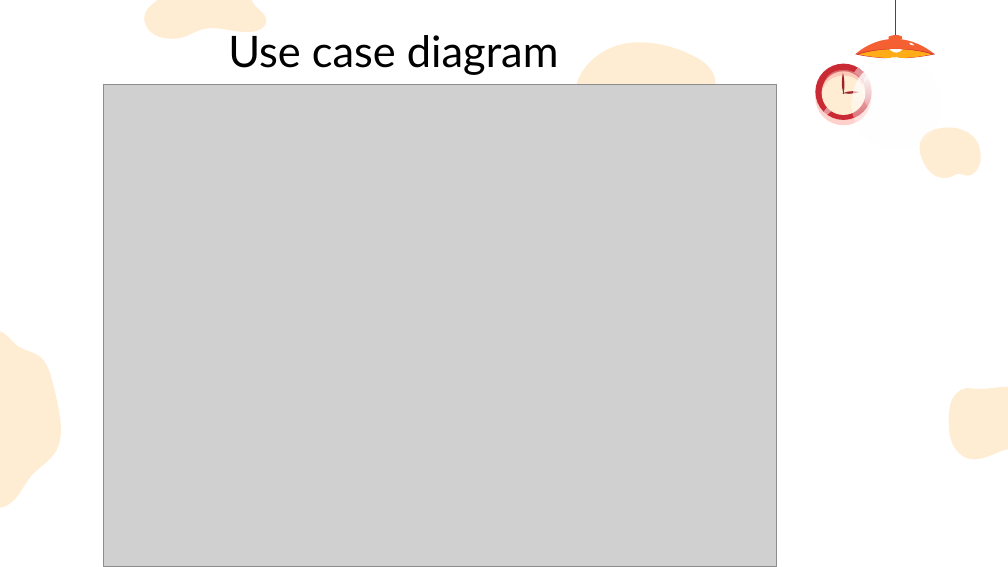
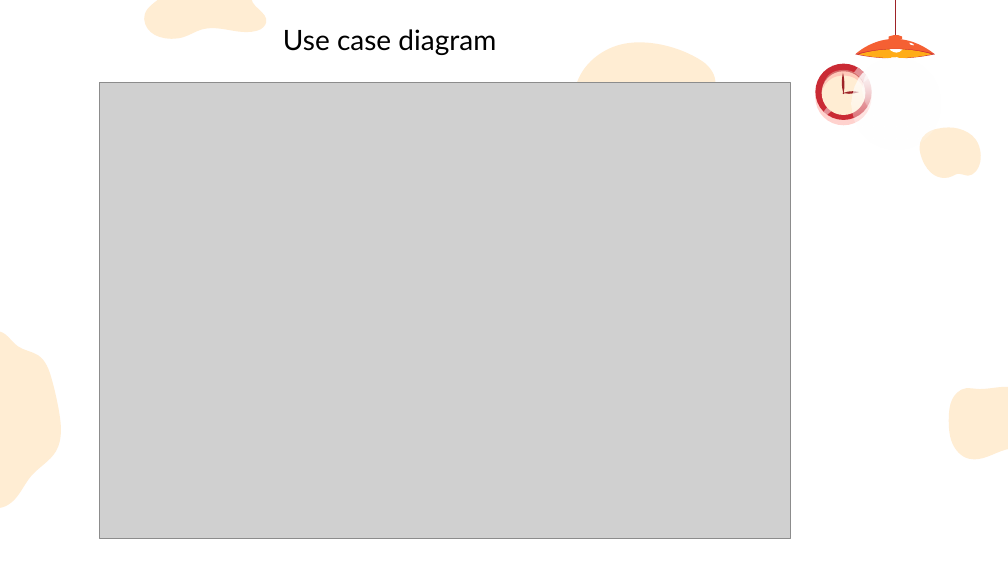
Before and after one commit to amakarudze/bnb, a slide deck: slide 7 of seminar-series-documentation/PA2550_DEMO.pptx (slide 5 before the commit). Drawn at 1008x567 pixels with LibreOffice and Linux fonts; fonts in the diff are those of the drawing; grey boxes stand for pictures; background and template pictures are left out. Boxes give left, top, right and bottom in pixels: in the first picture for what was removed or moved away, otherwise in the second. Text is boxed around its words. In the diff, an @@ line names an element or a change of style, - is before the commit and + after.

```diff
--- a/seminar-series-documentation/PA2550_DEMO.pptx
+++ b/seminar-series-documentation/PA2550_DEMO.pptx
@@ title "Use case diagram": place and size @@
-title "Use case diagram" at box(228, 30, 559, 75)
+title "Use case diagram" at box(283, 29, 496, 55)
@@ title "Use case diagram" at box(283, 29, 496, 55): size 31 to 20 pt @@
@@ picture: place and size @@
-picture at box(103, 85, 776, 567)
+picture at box(100, 83, 790, 538)
```
Also in this commit, not shown: 9 other slides changed, 6 slides added, 4 slides removed, 5 other files.
